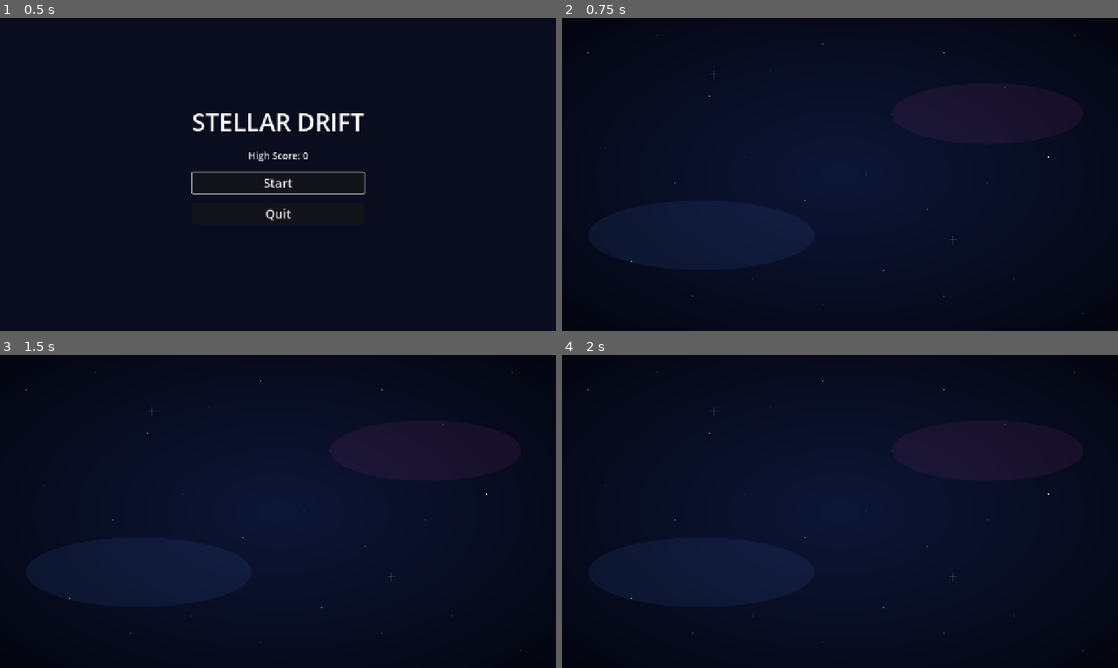
Above: before the commit, frames 1-4 (two rows, left to right).
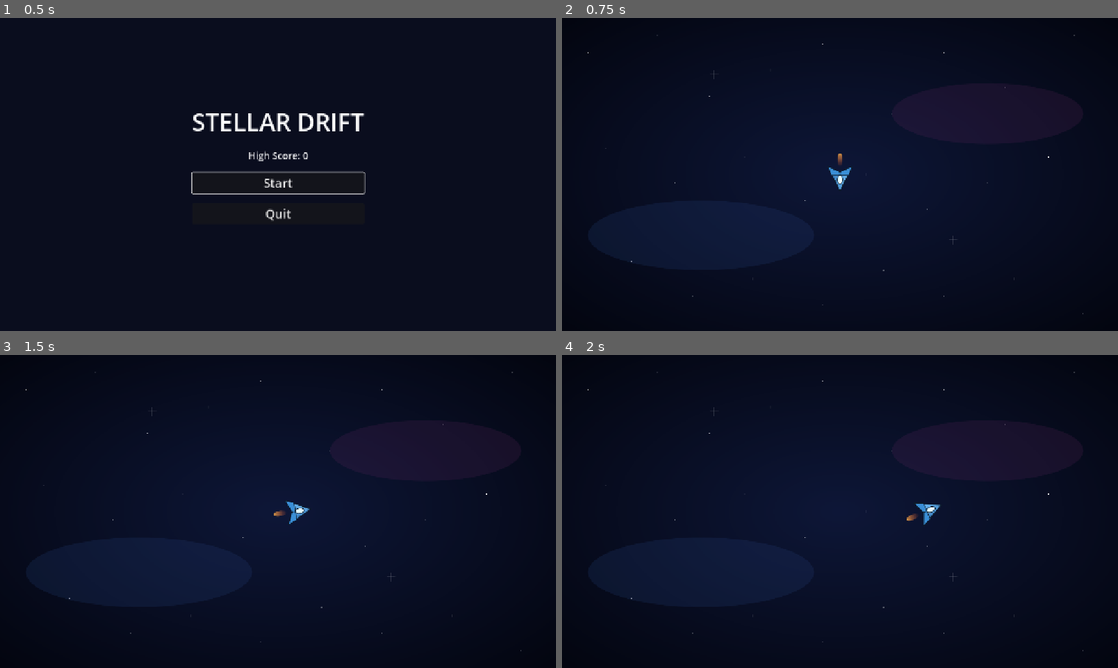
Above: after the commit, the same moments.

Repository: carlomigueldy/stellar-drift
Game: Godot game, scene res://main.tscn
Two runs of this game, one before a commit and one after it. Both use one fixed random seed, a clock stepped at 60 frames per second and the inputs below.
Inputs (mouse positions are in pixels of both pictures, inside the frame that each line leads up to):
- Up to frame 1 (0.5 s): no input
- Up to frame 2 (0.75 s): click "Start" at 0.5 s
- Up to frame 3 (1.5 s): tap Enter at 1.25 s; move the mouse to (400, 495) at 1.27 s; hold D (move_right) from 1.28 s (still down)
- Up to frame 4 (2 s): keep holding D (move_right)

Frame 1 is identical in both runs. In frame 2, 0.2% of the frame differs, in the area x 48-52%, y 43-55%; in frame 3, 0.2%; in frame 4, 0.2%, in the area x 62-68%, y 47-55%.

Commit message:
feat: player movement and mouse aim

Diff:
--- /dev/null
+++ b/scenes/actors/Player.tscn
@@ -0,0 +1,21 @@
+[gd_scene load_steps=4 format=3]
+
+[ext_resource type="Script" path="res://scripts/Player.gd" id="1_player"]
+[ext_resource type="Texture2D" path="res://assets/sprites/player.svg" id="2_tex"]
+
+[sub_resource type="CircleShape2D" id="PlayerShape"]
+radius = 28.0
+
+[node name="Player" type="CharacterBody2D"]
+collision_layer = 2
+collision_mask = 1
+script = ExtResource("1_player")
+
+[node name="Sprite" type="Sprite2D" parent="."]
+texture = ExtResource("2_tex")
+
+[node name="CollisionShape2D" type="CollisionShape2D" parent="."]
+shape = SubResource("PlayerShape")
+
+[node name="Muzzle" type="Marker2D" parent="."]
+position = Vector2(48, 0)
--- a/scenes/game/Game.tscn
+++ b/scenes/game/Game.tscn
@@ -1,7 +1,8 @@
-[gd_scene load_steps=7 format=3]
+[gd_scene load_steps=8 format=3]
 
 [ext_resource type="Script" path="res://scripts/Game.gd" id="1_game"]
 [ext_resource type="Texture2D" path="res://assets/sprites/bg.svg" id="2_bg"]
+[ext_resource type="PackedScene" path="res://scenes/actors/Player.tscn" id="3_player"]
 
 [sub_resource type="RectangleShape2D" id="RectShapeTop"]
 size = Vector2(1300, 20)
@@ -47,3 +48,6 @@
 [node name="WallRight" type="CollisionShape2D" parent="Arena/Walls"]
 position = Vector2(1290, 360)
 shape = SubResource("RectShapeRight")
+
+[node name="Player" parent="." instance=ExtResource("3_player")]
+position = Vector2(640, 360)
--- /dev/null
+++ b/scripts/Player.gd
@@ -0,0 +1,44 @@
+extends CharacterBody2D
+
+signal died
+
+@export var speed: float = 320.0
+@export var accel: float = 1800.0
+@export var friction: float = 1500.0
+@export var max_hp: int = 3
+@export var invuln_time: float = 0.6
+
+@onready var sprite: Sprite2D = $Sprite
+
+var hp: int = 3
+var _invuln: float = 0.0
+
+func _ready() -> void:
+	hp = max_hp
+	add_to_group("player")
+	GameState.report_player_hp(hp)
+
+func _physics_process(delta: float) -> void:
+	_invuln = maxf(0.0, _invuln - delta)
+
+	var input_dir := Input.get_vector("move_left", "move_right", "move_up", "move_down")
+	if input_dir.length() > 0.0:
+		velocity = velocity.move_toward(input_dir * speed, accel * delta)
+	else:
+		velocity = velocity.move_toward(Vector2.ZERO, friction * delta)
+	move_and_slide()
+
+	look_at(get_global_mouse_position())
+
+func take_damage(amount: int = 1) -> void:
+	if _invuln > 0.0:
+		return
+	hp = max(0, hp - amount)
+	GameState.report_player_hp(hp)
+	_invuln = invuln_time
+	if hp <= 0:
+		died.emit()
+		queue_free()
+
+func is_invulnerable() -> bool:
+	return _invuln > 0.0
